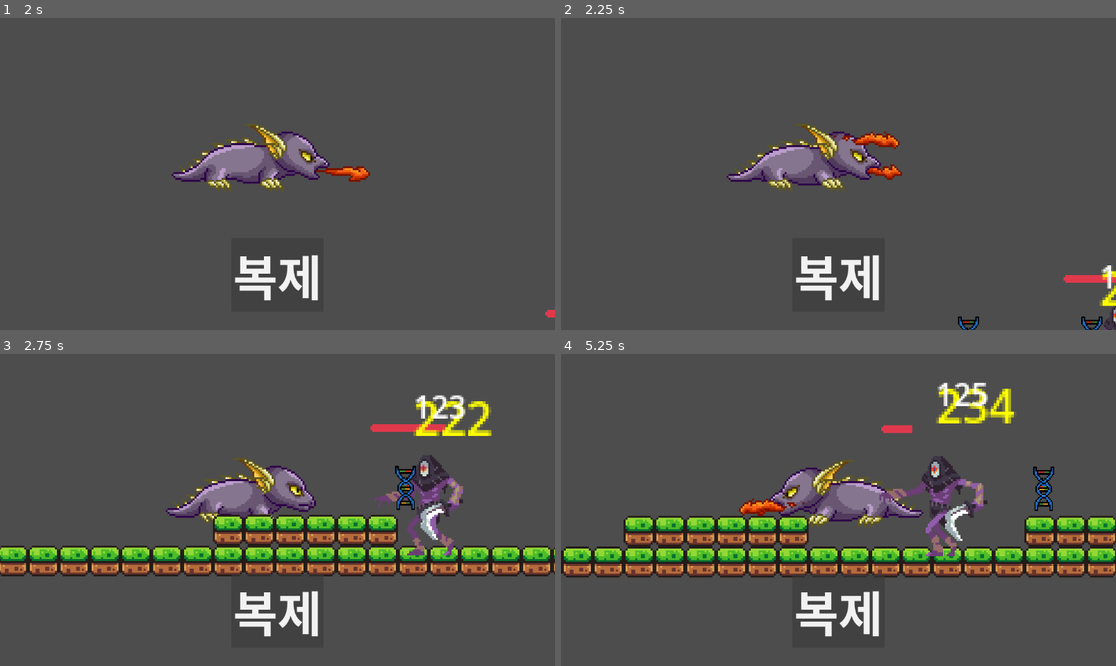
Above: before the commit, frames 1-4 (two rows, left to right).
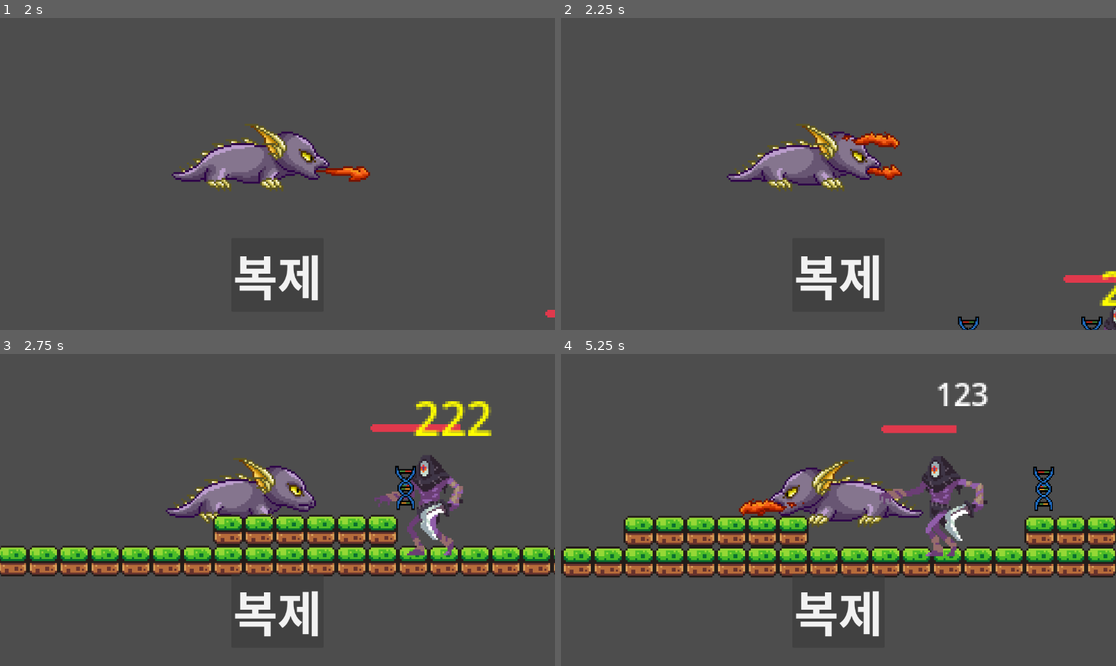
Above: after the commit, the same moments.

Repository: guswn2521/Parasite-Game
Game: Godot game, scene res://scenes/game.tscn
Two runs of this game, one before a commit and one after it. Both use one fixed random seed, a clock stepped at 60 frames per second and the inputs below.
Inputs:
- Up to frame 1 (2 s): click "복제" at 0.5 s; tap Enter at 1.25 s; hold Right (move_right) from 1.28 s (still down); tap Q (attack) at 1.35 s; tap Space (jump) at 1.52 s
- Up to frame 2 (2.25 s): keep holding Right (move_right); tap Q (attack) at 2.1 s
- Up to frame 3 (2.75 s): keep holding Right (move_right); tap Space (jump) at 2.27 s
- Up to frame 4 (5.25 s): release Right (move_right) at 2.78 s; hold Left (move_left) 2.78-3.53 s; tap Q (attack) every 0.75 s from 2.85 to 5.1 s; hold Right (move_right) 3.53-5.03 s; tap Space (jump) at 3.77, 4.52 s; hold Left (move_left) from 5.03 s (still down)

Frame 1 is identical in both runs. In frame 2, less than 0.1% of the frame differs, in the area x 97-100%, y 79-87%; in frame 3, 0.4%; in frame 4, 1.0%, in the area x 63-82%, y 9-26%.

Commit message:
복제하면 dna 사용

Diff:
--- a/project.godot
+++ b/project.godot
@@ -18,6 +18,7 @@
 [autoload]
 
 Bgm="*res://scenes/bgm.tscn"
+GameManager="*res://scripts/game_manager.gd"
 
 [input]
 
--- a/scenes/game.tscn
+++ b/scenes/game.tscn
@@ -70,5 +70,13 @@
 [node name="Item3" parent="Items" instance=ExtResource("6_p57ef")]
 position = Vector2(298, -28)
 
+[node name="Item4" parent="Items" instance=ExtResource("6_p57ef")]
+position = Vector2(588, -28)
+
+[node name="Item5" parent="Items" instance=ExtResource("6_p57ef")]
+position = Vector2(652, -28)
+
 [connection signal="timeout" from="Timers/StartTimer" to="." method="_on_start_timer_timeout"]
 [connection signal="timeout" from="Timers/MobTimer" to="." method="_on_mob_timer_timeout"]
+
+[editable path="UI"]
--- a/scripts/duplication.gd
+++ b/scripts/duplication.gd
@@ -2,6 +2,7 @@
 
 @onready var players_parent: Node2D = $"../../Players"
 var PLAYER_SCENE = preload("res://scenes/player.tscn")
+
 
 func _ready() -> void:
 	# 포커스 받으면, 엔터, 스페이스바 눌러도 눌려서, 포커스 안받게
@@ -16,9 +17,15 @@
 	else:
 		print("No origin player!")
 		return
-	# 새 플레이어 인스턴스 생성
-	var new_player = PLAYER_SCENE.instantiate()
-	# 첫 번쨰 플레이어 위치 복사
-	new_player.position = origin_player.position
-	# 부모 노드(Players)에 새 노드 추가
-	players_parent.add_child(new_player)
+
+	if GameManager.dna > 0:
+		GameManager.use_item()
+		# 새 플레이어 인스턴스 생성
+		var new_player = PLAYER_SCENE.instantiate()
+		# 첫 번쨰 플레이어 위치 복사
+		new_player.position = origin_player.position
+		# 부모 노드(Players)에 새 노드 추가
+		players_parent.add_child(new_player)
+		print("플레이어수",players_parent.get_child_count())
+	else:
+		print("dna 가 부족합니다.")
--- a/scripts/game_manager.gd
+++ b/scripts/game_manager.gd
@@ -1,11 +1,14 @@
 extends Node
 
 var dna = 0
+@onready var players = get_tree().root.get_node("Game/Players")
 
 func add_item():
-	dna += 1
+	var cnt_players = float(players.get_child_count())
+	dna += 1 / cnt_players
 	print(dna)
 
 func use_item():
-	dna -= 1
-	print(dna)
+	if dna > 0 :
+		dna -= 1
+		print("dna 사용. 남은 dna : ", dna)
--- a/scripts/item.gd
+++ b/scripts/item.gd
@@ -1,7 +1,5 @@
 extends Area2D
 @onready var animation_player: AnimationPlayer = $AnimationPlayer
-@onready var game_manager: Node = %GameManager
-
 
 # Called when the node enters the scene tree for the first time.
 func _ready() -> void:
@@ -15,5 +13,5 @@
 
 func _on_body_entered(body: Node2D) -> void:
 	if body is CharacterBody2D:
-		game_manager.add_item()
+		GameManager.add_item()
 		animation_player.play("pick_up")
Not shown: 1 places in scenes/game.tscn that only renumber resources
Not shown: 1 places in scenes/ui.tscn that only renumber resources
